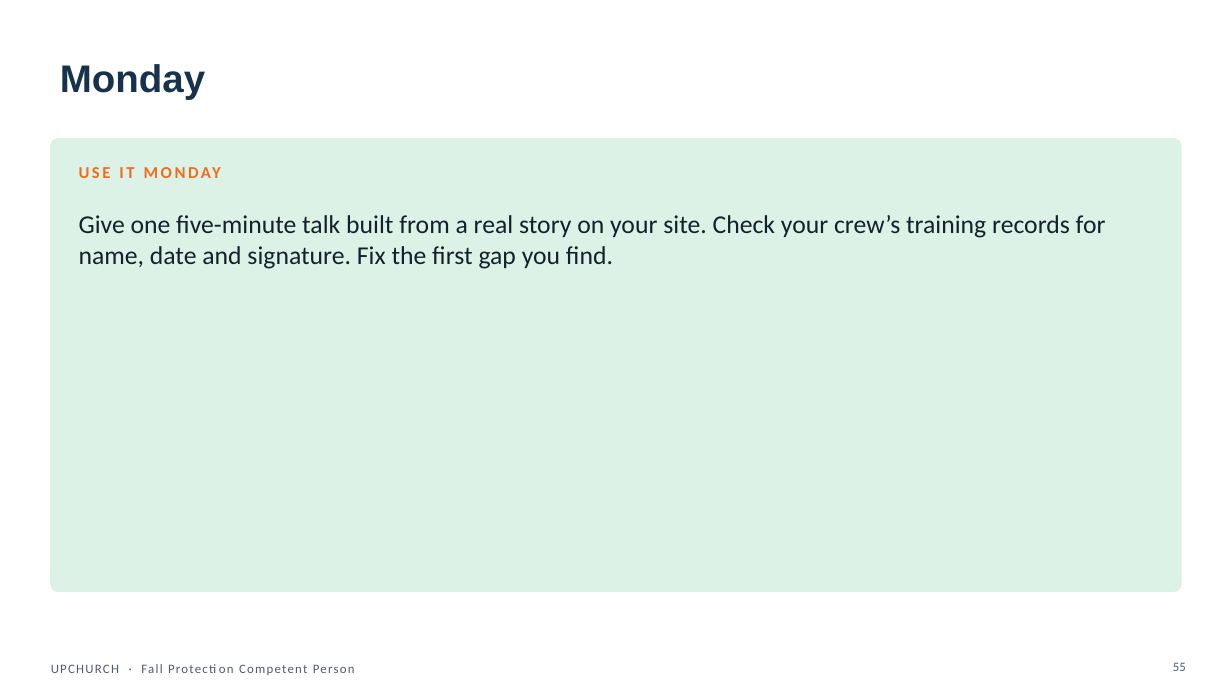
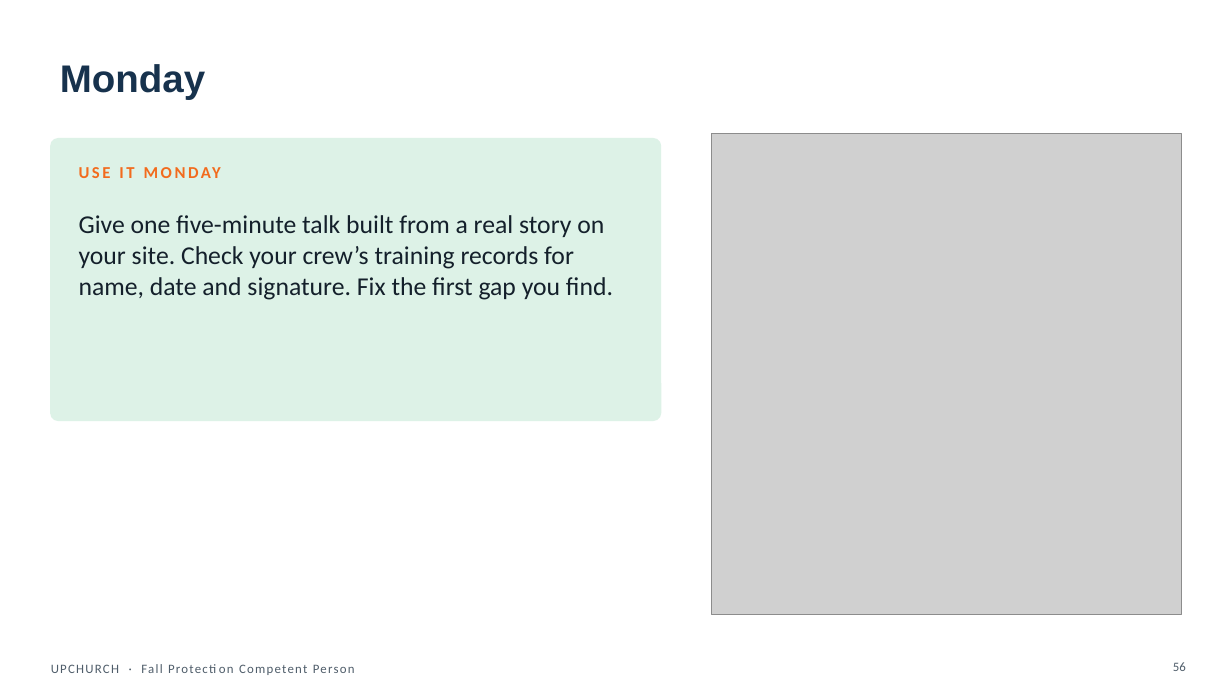
Before and after one commit to jeancastillo1983-max/index, a slide deck: slide 56 of deliverables/powerpoint/FPCP_M8_leading-the-crew-training-pressure-and-s.pptx (slide 55 before the commit). Drawn at 1232x693 pixels with LibreOffice and Linux fonts; fonts in the diff are those of the drawing; grey boxes stand for pictures. Boxes give left, top, right and bottom in pixels: in the first picture for what was removed or moved away, otherwise in the second. Text is boxed around its words. In the diff, an @@ line names an element or a change of style, - is before the commit and + after.

```diff
--- a/deliverables/powerpoint/FPCP_M8_leading-the-crew-training-pressure-and-s.pptx
+++ b/deliverables/powerpoint/FPCP_M8_leading-the-crew-training-pressure-and-s.pptx
@@ rounded rectangle: place and size @@
-rounded rectangle at box(51, 139, 1181, 592)
+rounded rectangle at box(51, 139, 661, 421)
@@ rounded rectangle at box(51, 139, 661, 421): proportions changed @@
@@ picture added at box(712, 134, 1181, 615) @@
@@ text "USE IT MONDAY" rewrapped from box(79, 162, 1153, 199) to box(79, 162, 633, 199) @@
@@ text "Give one five-minute talk built ..." rewrapped from box(79, 215, 1106, 269) to box(79, 215, 613, 300) @@
@@ page number at box(1173, 662, 1186, 671): text changed @@
-55
+56
```
Also in this commit, not shown: 9 other slides changed, 1 slide added, 45 other files.
